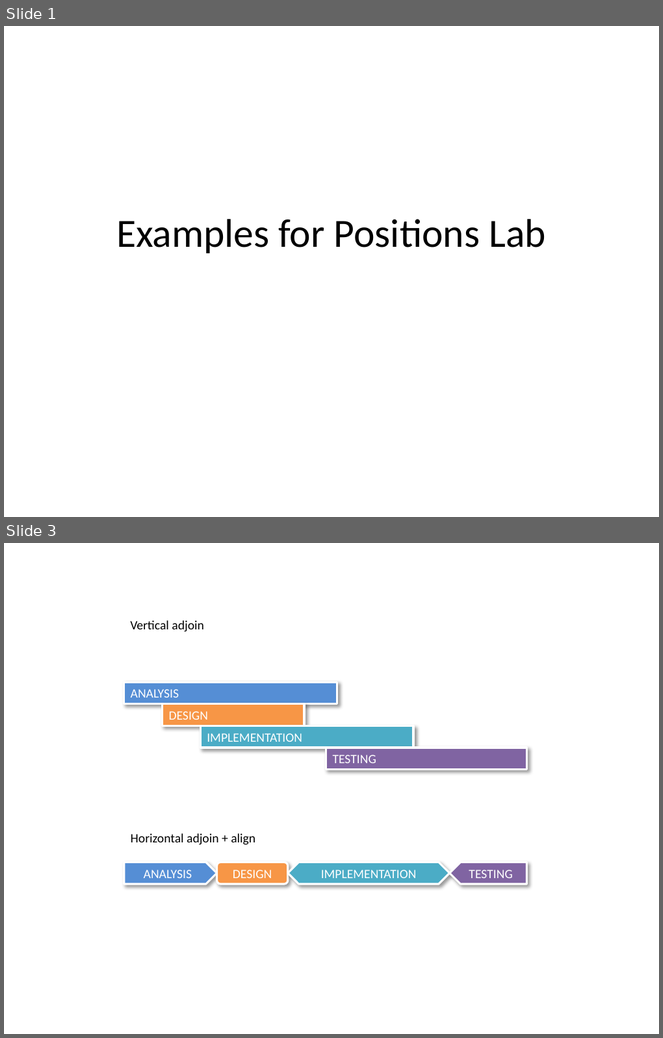
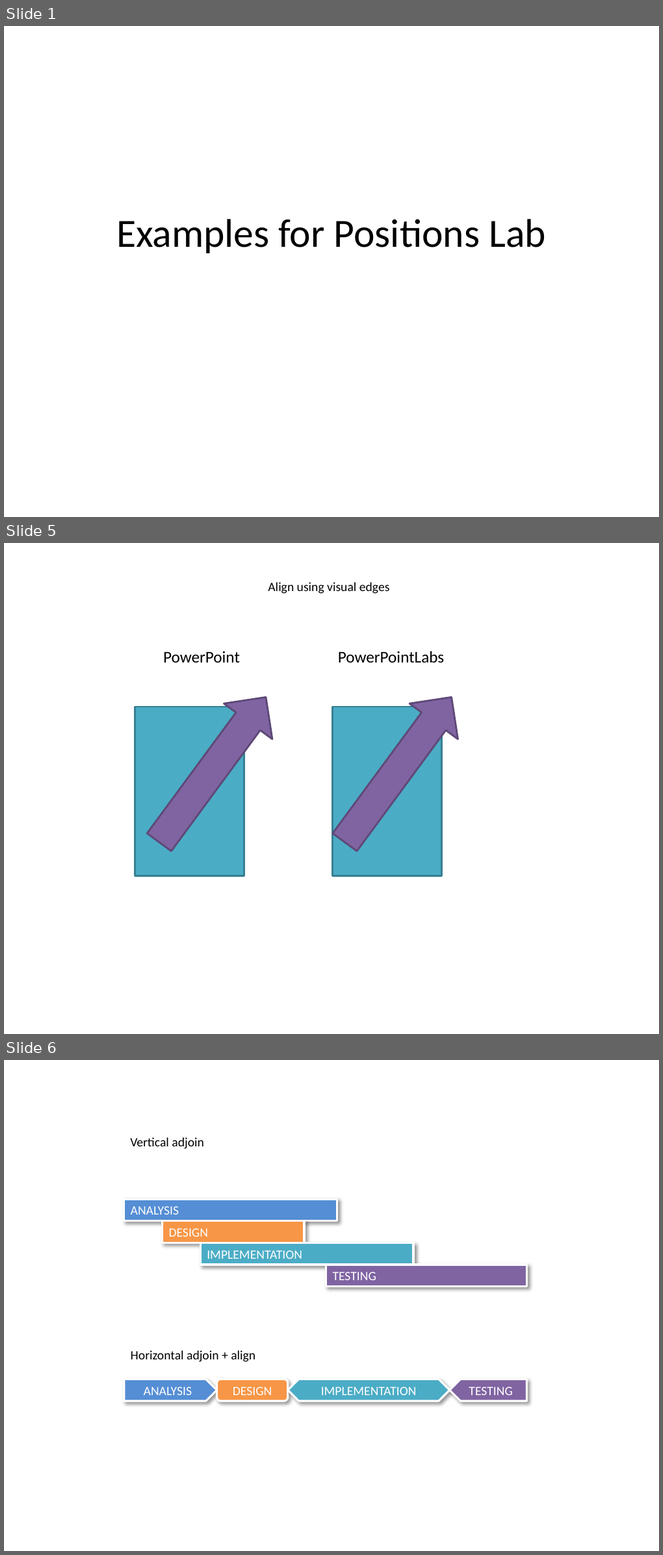
Before and after one commit to PowerPointLabs/PowerPointLabs, a slide deck: doc/Examples-PositionsLab.pptx. Shown one above the other, each under a label of ours: slides 1 and 3 before the commit, slides 1, 5 and 6 after it; the slides between them are not shown. The pictures are 663x1038 and 663x1555 pixels, drawn with LibreOffice and Linux fonts; fonts in the diff are those of the drawing. Boxes give left, top, right and bottom in pixels: in the first picture for what was removed or moved away, otherwise in the second. Text is boxed around its words. In the diff, an @@ line names an element or a change of style, - is before the commit and + after.

```diff
--- a/doc/Examples-PositionsLab.pptx
+++ b/doc/Examples-PositionsLab.pptx
@@ slide 5 added at (x1=4, y1=543, x2=659, y2=1034), background #FFFFFF @@
@@ text added at (x1=268, y1=582, x2=390, y2=594), 14 pt, text #000000 @@
+Align using visual edges
@@ text added at (x1=163, y1=651, x2=240, y2=663), 18 pt, text #000000 @@
+PowerPoint
@@ text added at (x1=338, y1=651, x2=444, y2=663), 18 pt, text #000000 @@
+PowerPointLabs
@@ right arrow added at (x1=135, y1=679, x2=290, y2=860), fill #8064A2, outline #5F4A78 2 pt @@
@@ right arrow added at (x1=321, y1=679, x2=476, y2=860), fill #8064A2, outline #5F4A78 2 pt @@
@@ rectangle added at (x1=135, y1=707, x2=244, y2=876), fill #4BACC6, outline #377F92 2 pt @@
@@ rectangle added at (x1=333, y1=707, x2=442, y2=876), fill #4BACC6, outline #377F92 2 pt @@
@@ what was slide 3 is now slide 6 @@
```
Also in this commit, not shown: 1 slide changed, 12 other slides added, 2 slides removed.
